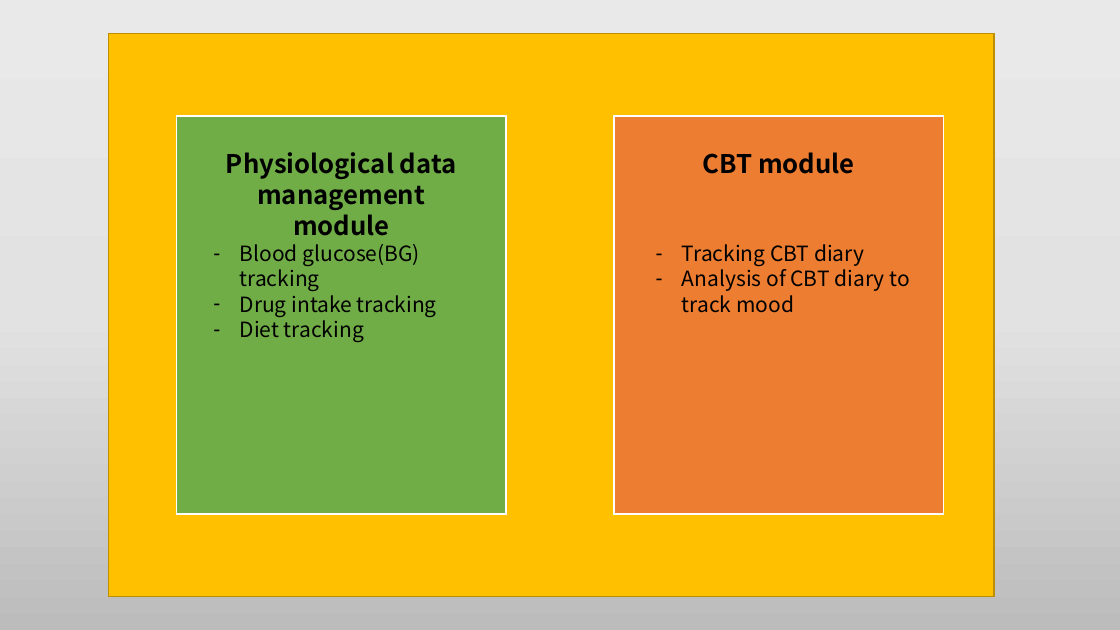
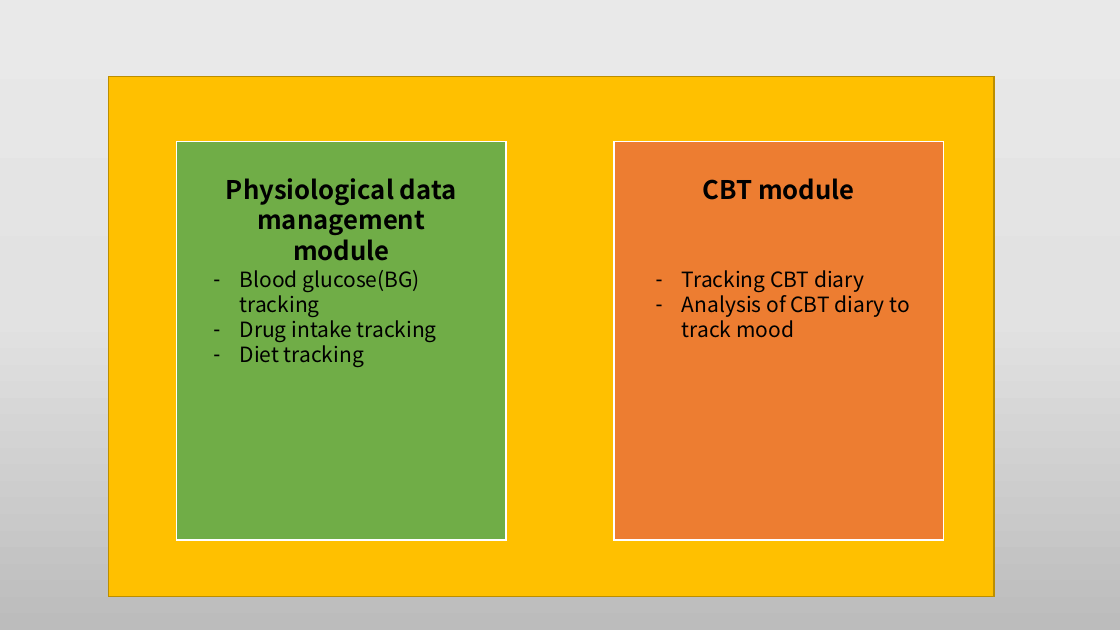
Before and after one commit to HJSUNG/capstone-design_2019, a slide deck: slide 9 of Documents/Capstone_design_proposal_team6_Week_2.pptx. Drawn at 1120x630 pixels with LibreOffice and Linux fonts; fonts in the diff are those of the drawing. Boxes give left, top, right and bottom in pixels: in the first picture for what was removed or moved away, otherwise in the second. Text is boxed around its words. In the diff, an @@ line names an element or a change of style, - is before the commit and + after.

```diff
--- a/Documents/Capstone_design_proposal_team6_Week_2.pptx
+++ b/Documents/Capstone_design_proposal_team6_Week_2.pptx
@@ rectangle resized from (x1=109, y1=34, x2=995, y2=596) to (x1=109, y1=76, x2=995, y2=596) @@
@@ 4 texts, 2 rectangles moved together from (x1=176, y1=116, x2=944, y2=514) to (x1=176, y1=141, x2=944, y2=539) @@
```
Also in this commit, not shown: 2 other slides changed, 1 slide added, 1 other file.
